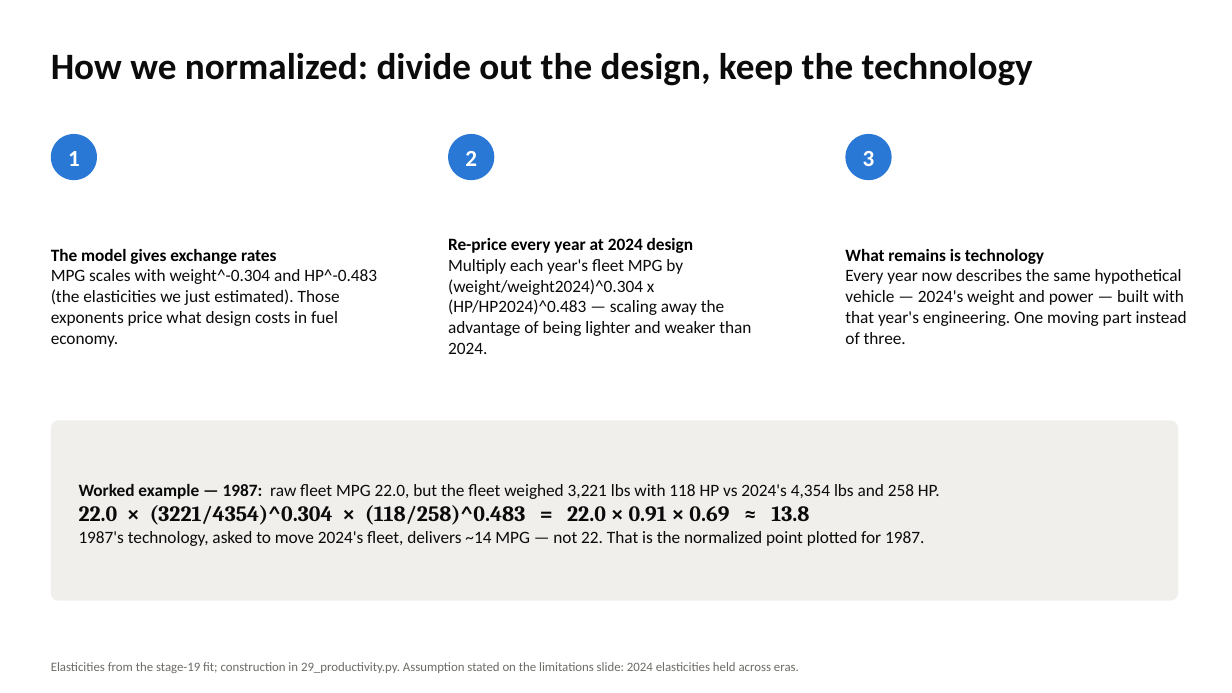
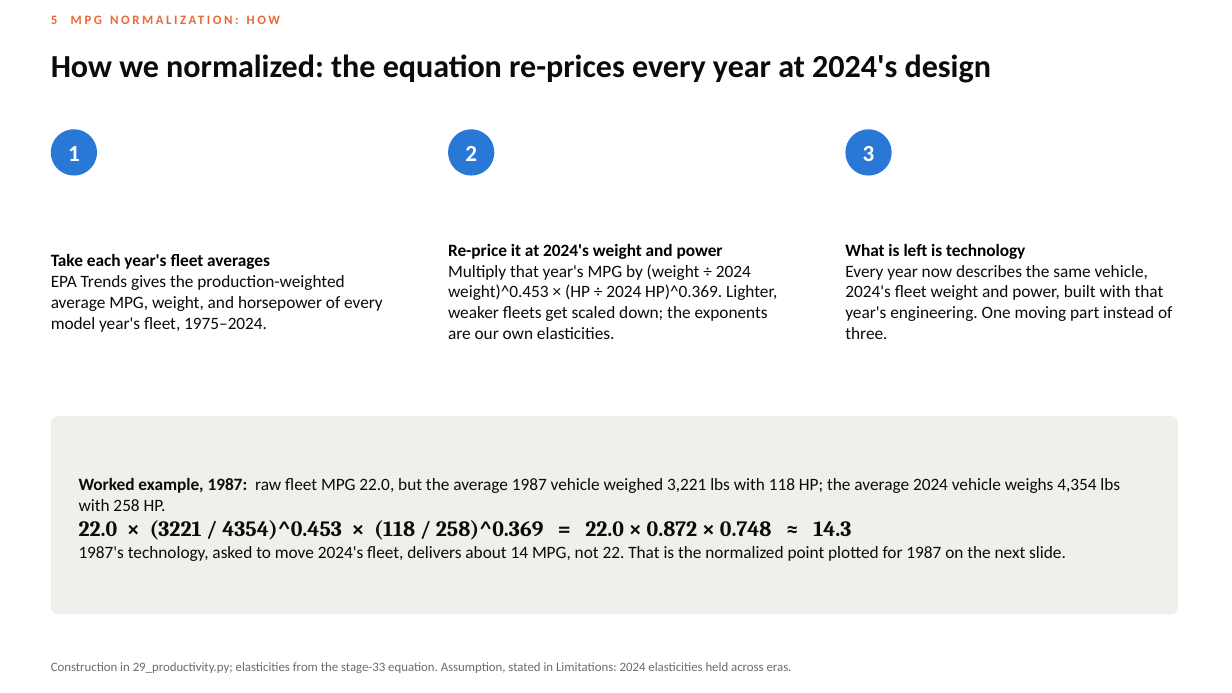
Before and after one commit to SCherwonik/OS3180, a slide deck: slide 17 of MPG Prediction Deck.pptx (slide 13 before the commit). Drawn at 1232x693 pixels with LibreOffice and Linux fonts; fonts in the diff are those of the drawing. Boxes give left, top, right and bottom in pixels: in the first picture for what was removed or moved away, otherwise in the second. Text is boxed around its words. In the diff, an @@ line names an element or a change of style, - is before the commit and + after.

```diff
--- a/MPG Prediction Deck.pptx
+++ b/MPG Prediction Deck.pptx
@@ text added at [51, 15, 57, 24], 10 pt, text #EB6834, bold @@
+5 MPG NORMALIZATION: HOW
@@ text at [51, 54, 991, 83]: text changed; size 29 to 25 pt @@
-How we normalized: divide out the design, keep the technology
+How we normalized: the equation re-prices every year at 2024's design
@@ 3 texts, 3 ellipses: place and size @@
-3 texts, 3 ellipses at [51, 134, 892, 180]
+3 texts, 3 ellipses at [51, 129, 892, 176]
@@ text at [51, 254, 383, 332]: text changed @@
-The model gives exchange rates
-MPG scales with weight^-0.304 and HP^-0.483 (the elasticities we just estimated). Those exponents price what design costs in fuel economy.
+Take each year's fleet averages
+EPA Trends gives the production-weighted average MPG, weight, and horsepower of every model year's fleet, 1975–2024.
@@ text at [448, 244, 777, 339]: text changed @@
-Re-price every year at 2024 design
-Multiply each year's fleet MPG by (weight/weight2024)^0.304 x (HP/HP2024)^0.483 — scaling away the advantage of being lighter and weaker than 2024.
+Re-price it at 2024's weight and power
+Multiply that year's MPG by (weight ÷ 2024 weight)^0.453 × (HP ÷ 2024 HP)^0.369. Lighter, weaker fleets get scaled down; the exponents are our own elasticities.
@@ text at [845, 244, 1172, 339]: text changed @@
-What remains is technology
-Every year now describes the same hypothetical vehicle — 2024's weight and power — built with that year's engineering. One moving part instead of three.
+What is left is technology
+Every year now describes the same vehicle, 2024's fleet weight and power, built with that year's engineering. One moving part instead of three.
@@ rounded rectangle: place and size @@
-rounded rectangle at [51, 421, 1178, 601]
+rounded rectangle at [51, 416, 1178, 615]
@@ rounded rectangle at [51, 416, 1178, 615]: proportions changed @@
@@ text at [79, 478, 1120, 561]: text changed @@
-Worked example — 1987: raw fleet MPG 22.0, but the fleet weighed 3,221 lbs with 118 HP vs 2024's 4,354 lbs and 258 HP.
-22.0 × (3221/4354)^0.304 × (118/258)^0.483 = 22.0 × 0.91 × 0.69 ≈ 13.8
-1987's technology, asked to move 2024's fleet, delivers ~14 MPG — not 22. That is the normalized point plotted for 1987.
+Worked example, 1987: raw fleet MPG 22.0, but the average 1987 vehicle weighed 3,221 lbs with 118 HP; the average 2024 vehicle weighs 4,354 lbs with 258 HP.
+22.0 × (3221 / 4354)^0.453 × (118 / 258)^0.369 = 22.0 × 0.872 × 0.748 ≈ 14.3
+1987's technology, asked to move 2024's fleet, delivers about 14 MPG, not 22. That is the normalized point plotted for 1987 on the next slide.
@@ text at [51, 662, 792, 673]: text changed @@
-Elasticities from the stage-19 fit; construction in 29_productivity.py. Assumption stated on the limitations slide: 2024 elasticities held across eras.
+Construction in 29_productivity.py; elasticities from the stage-33 equation. Assumption, stated in Limitations: 2024 elasticities held across eras.
```
Also in this commit, not shown: 18 other slides changed, 15 slides added, 10 slides removed, 23 other files.
